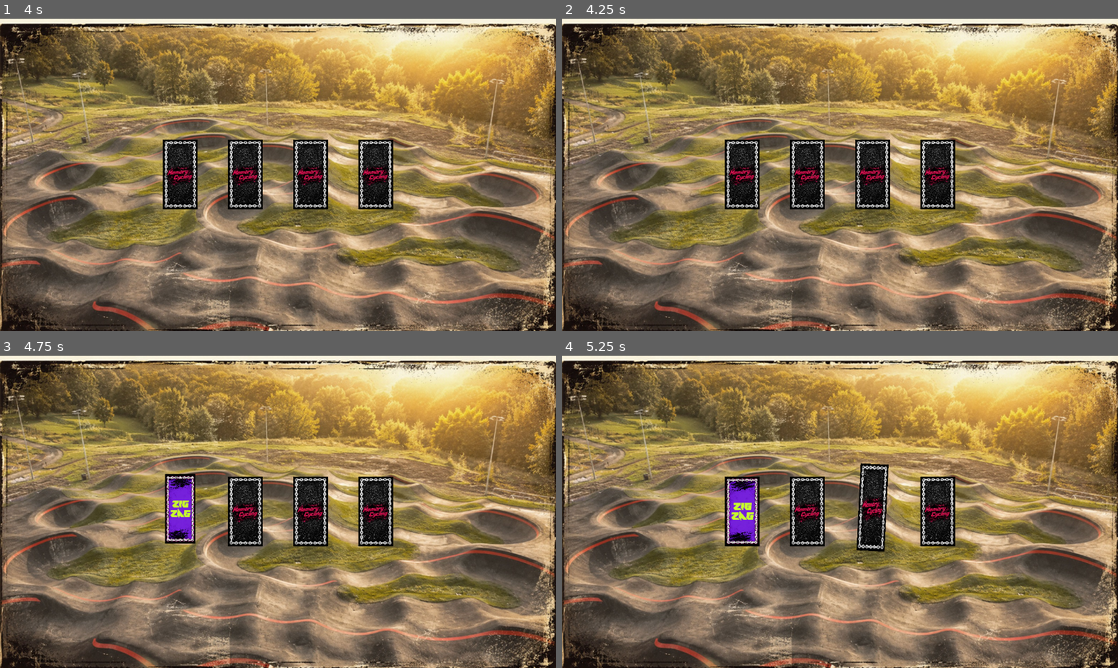
Above: before the commit, frames 1-4 (two rows, left to right).
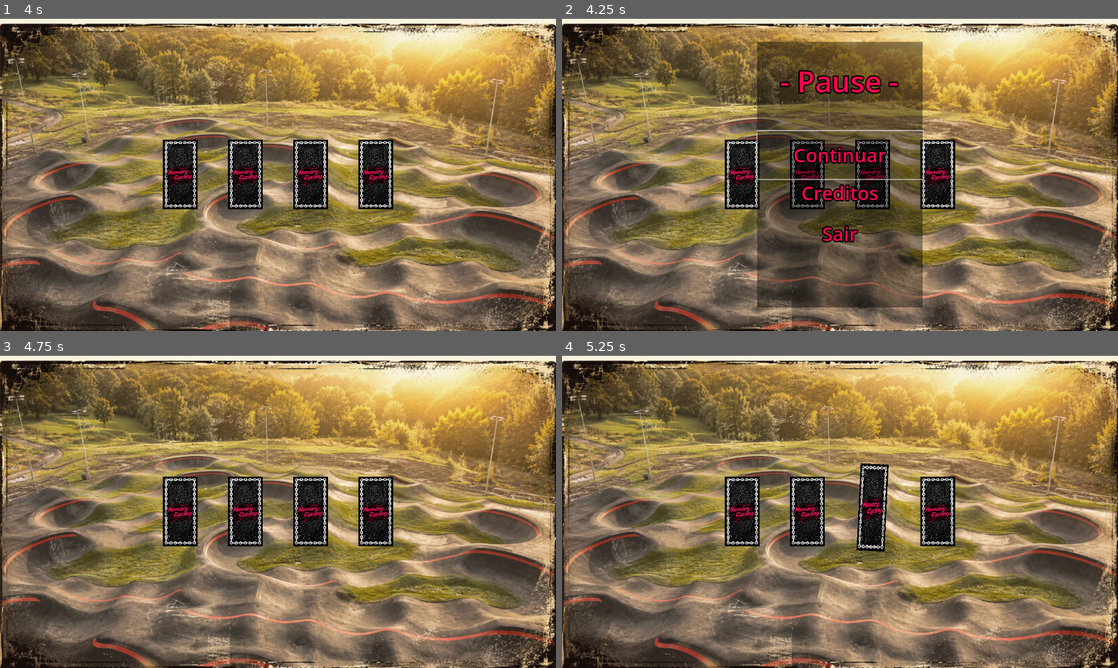
Above: after the commit, the same moments.

Repository: Gi0vai123/Memory_Cycling_TCC
Game: Godot game, scene res://scenes/Progresso.tscn
Same seed, same stepped clock (60 frames per second), same inputs: the game is played once before the commit and once after it. This scene is started directly instead of the project's main scene.
Inputs (mouse positions are in pixels of both pictures, inside the frame that each line leads up to):
- Up to frame 1 (4 s): tap Enter (ui_accept) at 0.5, 0.77, 1.25, 1.52, 2, 3.02, 3.77 s; move the mouse to (177, 171) at 0.52 s; click (177, 171) at 0.67 s; move the mouse to (244, 171) at 1.27 s; click (244, 171) at 1.42 s; move the mouse to (311, 171) at 2.02 s; click (311, 171) at 2.17 s; move the mouse to (378, 168) at 2.77 s; click (378, 168) at 2.92 s; move the mouse to (444, 221) at 3.52 s; click (444, 221) at 3.67 s
- Up to frame 2 (4.25 s): tap Escape (ui_cancel) at 4.15 s
- Up to frame 3 (4.75 s): move the mouse to (111, 464) at 4.27 s; click (111, 464) at 4.42 s; tap Enter (ui_accept) at 4.52 s
- Up to frame 4 (5.25 s): move the mouse to (867, 511) at 5.02 s; click (867, 511) at 5.17 s

Frame 1 is identical in both runs. In frame 2, 24% of the frame differs, in the area x 35-66%, y 7-93%; in frame 3, 1.4%; in frame 4, 1.1%.

Commit message:
esqueci do progresso arrumei

Diff:
--- a/scenes/Progresso.tscn
+++ b/scenes/Progresso.tscn
@@ -3,11 +3,14 @@
 [ext_resource type="Script" uid="uid://btbgxp1slpf5y" path="res://scripts/progresso.gd" id="1_a7ww8"]
 [ext_resource type="PackedScene" uid="uid://c6hwm4spwpxfp" path="res://prefabs/carta.tscn" id="2_lkrqq"]
 [ext_resource type="PackedScene" uid="uid://df8fntwdh536s" path="res://scenes/cartas.tscn" id="2_rc5xx"]
+[ext_resource type="PackedScene" uid="uid://dvl4f6unww2oj" path="res://scenes/menu_pause.tscn" id="3_0j83w"]
 [ext_resource type="Texture2D" uid="uid://duf18iyss8bdy" path="res://WhatsApp Image 2026-05-14 at 20.16.23.jpeg" id="4_rc5xx"]
 
 [node name="Node2D" type="Node2D" unique_id=1304687816]
 script = ExtResource("1_a7ww8")
 card_scene = ExtResource("2_rc5xx")
+
+[node name="Pause" parent="." unique_id=926771784 instance=ExtResource("3_0j83w")]
 
 [node name="back" type="Sprite2D" parent="." unique_id=1601349594]
 position = Vector2(641.00006, 369.00003)
--- a/scripts/progresso.gd
+++ b/scripts/progresso.gd
@@ -7,6 +7,7 @@
 @onready var label_jogador = $LabelJogador
 @onready var pontos_label = $PontosA
 @onready var fase_label = $FaseLabel
+@onready var menu_pause = $Pause
 
 const ESPACAMENTO_X = 150
 const ESPACAMENTO_Y = 200
@@ -82,6 +83,11 @@
 		cooldown_timer = COOLDOWN_MOVIMENTO
 
 func _input(event):
+	if event.is_action_pressed("ui_cancel"):
+		if get_tree().paused:
+			menu_pause.despausar()
+		else:
+			menu_pause.pausar()
 	if not pode_virar or cartas.is_empty():
 		return
 	if not DEBUG_UM_CONTROLE:
